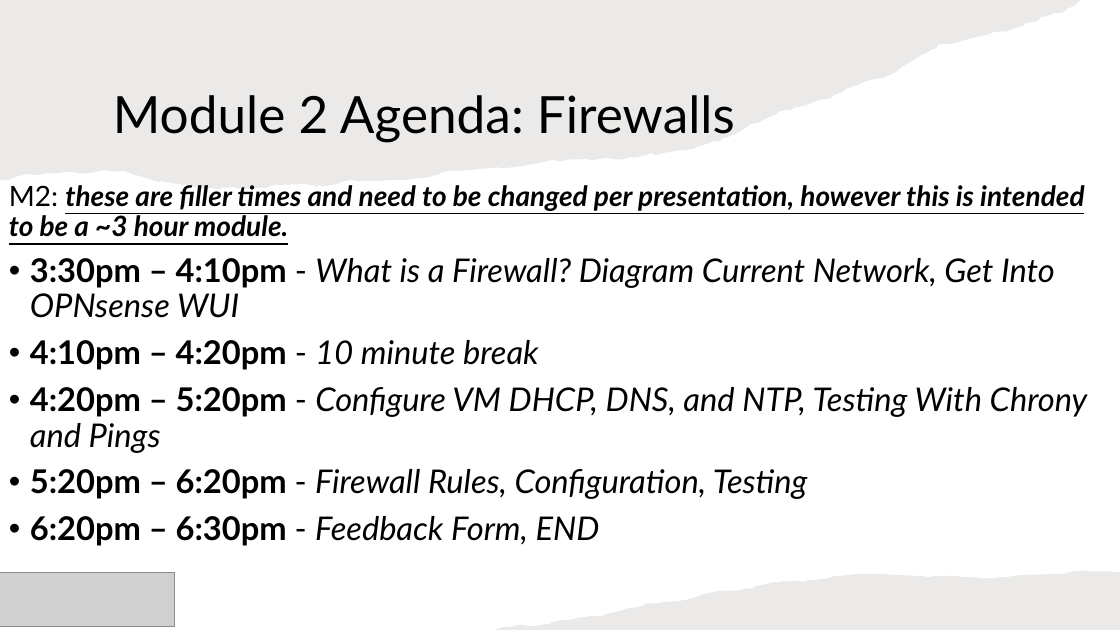
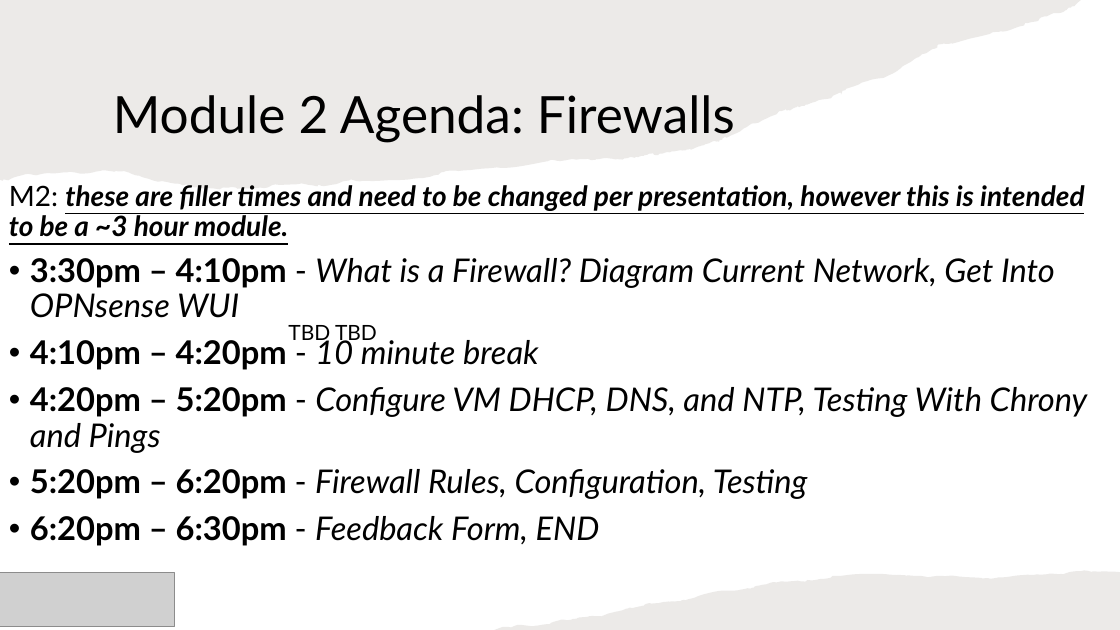
Before and after one commit to cadenkelly-lang/CyberSec-Networking-2026-REU, a slide deck: slide 76 of Module Content, End of Summer Presentation Content/Training Module Slides.pptx (slide 75 before the commit). Drawn at 1120x630 pixels with LibreOffice and Linux fonts; fonts in the diff are those of the drawing; grey boxes stand for pictures. Boxes give left, top, right and bottom in pixels: in the first picture for what was removed or moved away, otherwise in the second. Text is boxed around its words. In the diff, an @@ line names an element or a change of style, - is before the commit and + after.

```diff
--- a/Module Content, End of Summer Presentation Content/Training Module Slides.pptx
+++ b/Module Content, End of Summer Presentation Content/Training Module Slides.pptx
@@ text added at <box>288,325,377,344</box>, 18 pt, text #000000 @@
+TBD TBD
```
Also in this commit, not shown: 10 other slides changed, 1 slide added, 6 other files.
